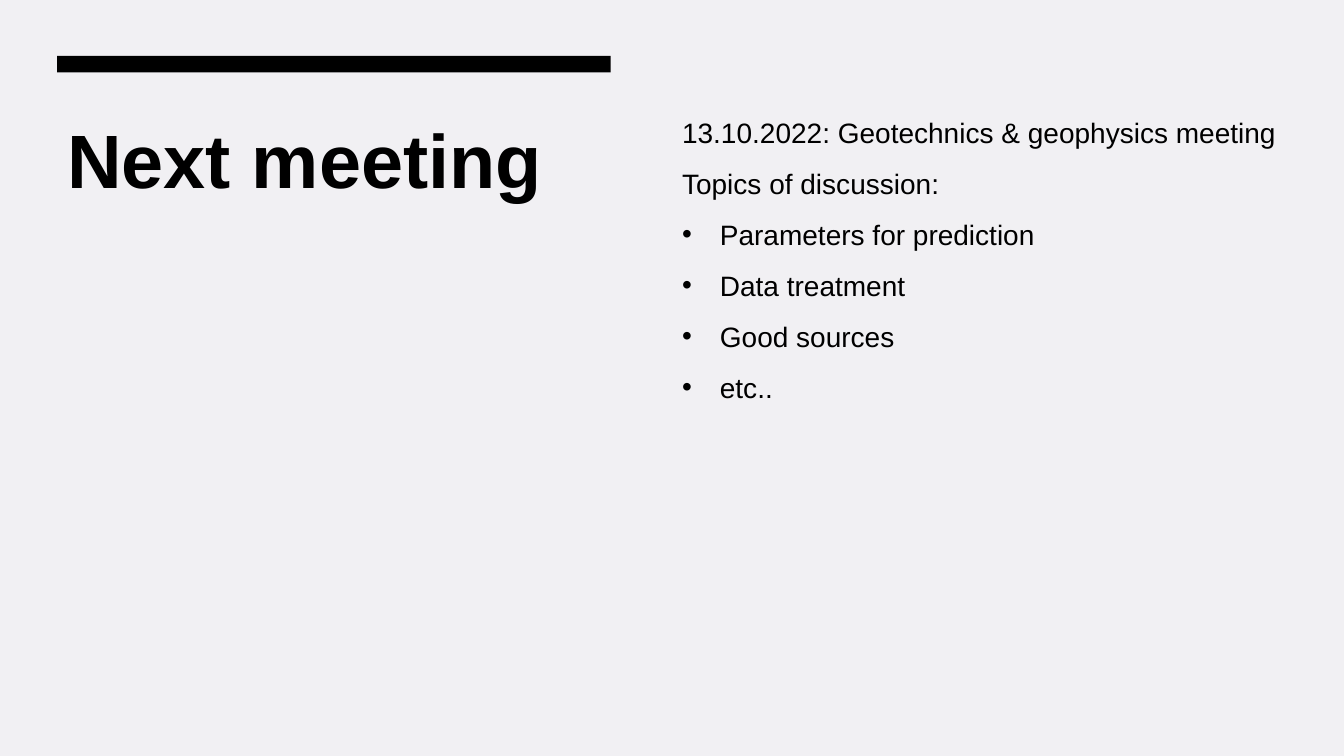
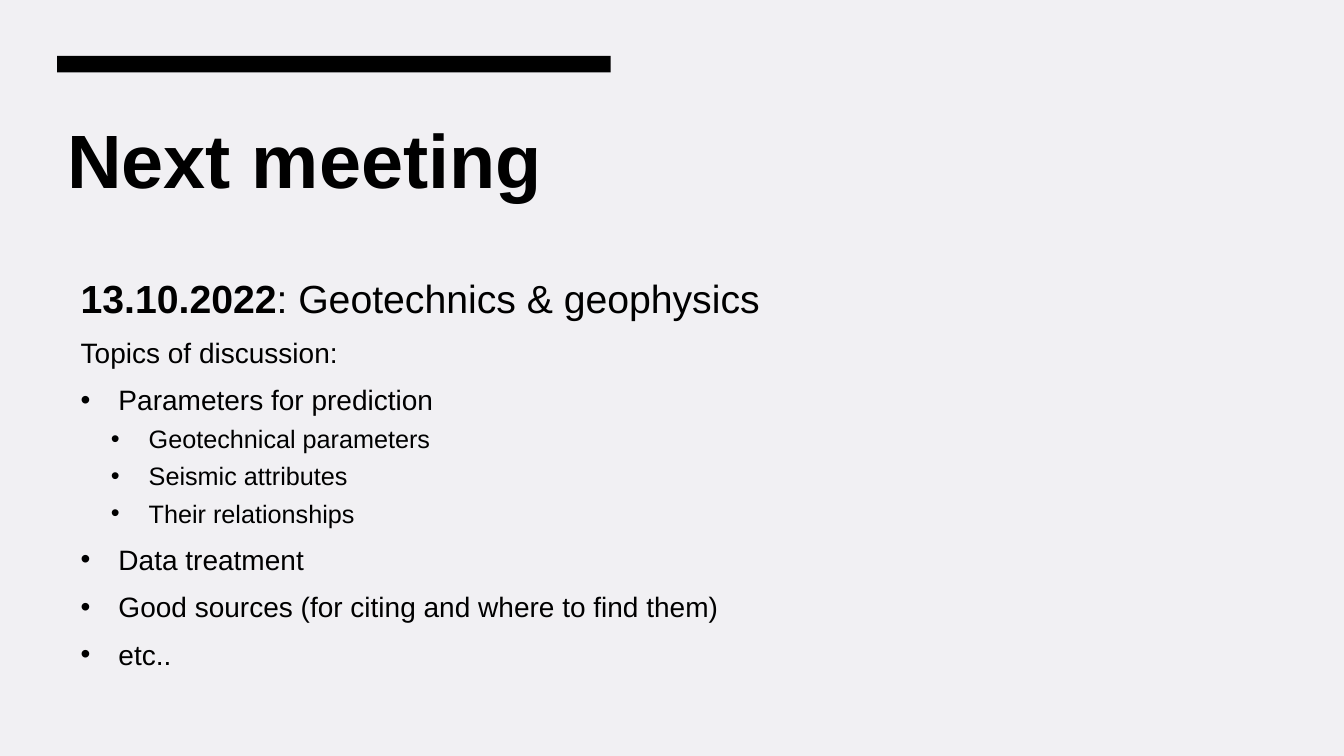
Before and after one commit to sjurmsc/MSC2023, a slide deck: slide 19 of Meeting Presentations/06.10.2022_General_meeting.pptx (slide 14 before the commit). Drawn at 1344x756 pixels with LibreOffice and Linux fonts; fonts in the diff are those of the drawing. Boxes give left, top, right and bottom in pixels: in the first picture for what was removed or moved away, otherwise in the second. Text is boxed around its words. In the diff, an @@ line names an element or a change of style, - is before the commit and + after.

```diff
--- a/Meeting Presentations/06.10.2022_General_meeting.pptx
+++ b/Meeting Presentations/06.10.2022_General_meeting.pptx
@@ text "13.10.2022: Geotechnics & geophysics": place and size @@
-text "13.10.2022: Geotechnics & geophysics" at (682,122,1276,399)
+text "13.10.2022: Geotechnics & geophysics" at (81,284,760,666)
@@ text at (81,284,760,321): text changed; size 20 to 28 pt @@
-13.10.2022: Geotechnics & geophysics meeting
+13.10.2022: Geotechnics & geophysics
@@ text at (81,342,433,666): line spacing 1.1 to 1 @@
@@ text at (149,429,430,528): paragraphs added @@
+  • Geotechnical parameters
+  • Seismic attributes
+  • Their relationships
@@ text at (118,596,718,622): text changed @@
-• Good sources
+• Good sources (for citing and where to find them)
```
Also in this commit, not shown: 9 other slides changed, 6 slides added, 1 slide removed, 4 other files.
